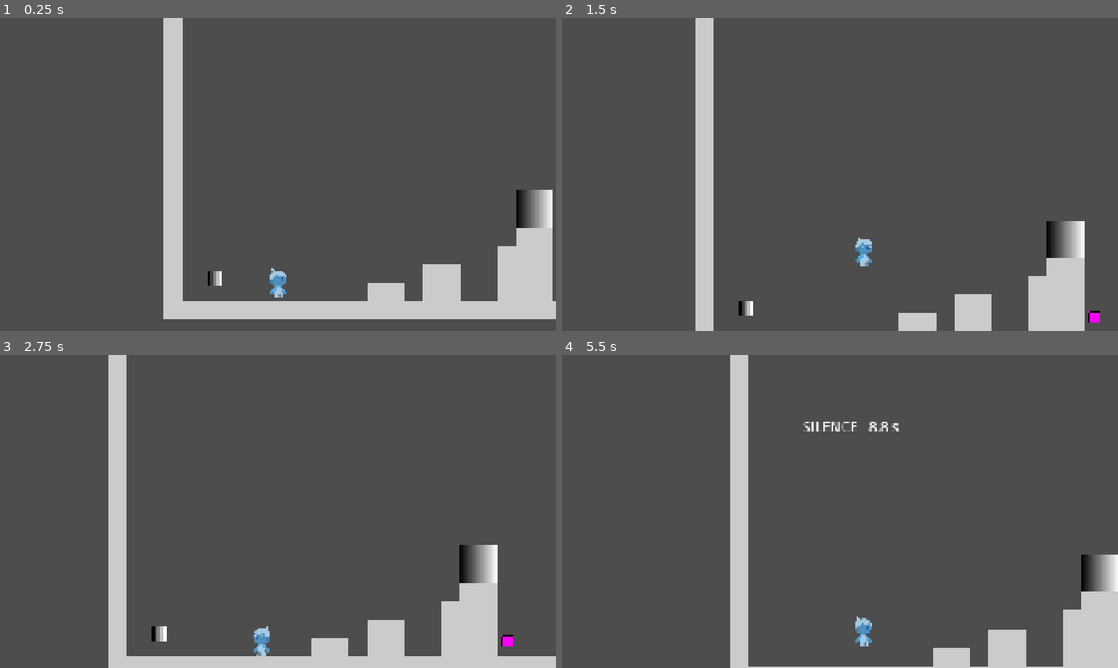
Above: before the commit, frames 1-4 (two rows, left to right).
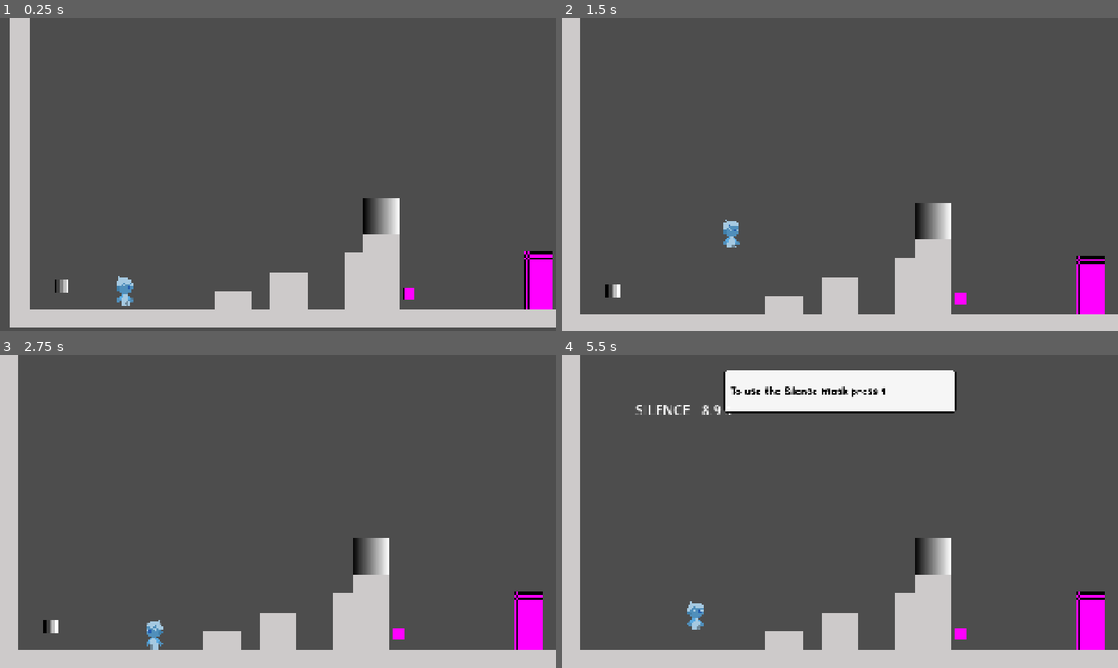
Above: after the commit, the same moments.

Repository: Ximandiv/gamejam-2026
Game: Godot game, scene res://scenes/emmanuel_test_scene.tscn
Same seed, same stepped clock (60 frames per second), same inputs: the game is played once before the commit and once after it. This scene is started directly instead of the project's main scene.
Inputs:
- Up to frame 1 (0.25 s): no input
- Up to frame 2 (1.5 s): hold Right (right) from 0.53 s (still down); tap 1 (silence) at 0.6, 1.35 s; tap Space (jump) at 0.77 s
- Up to frame 3 (2.75 s): tap Space (jump) at 1.52 s; release Right (right) at 2.03 s; hold Left (left) from 2.03 s (still down); tap 1 (silence) at 2.1 s
- Up to frame 4 (5.5 s): tap 1 (silence) every 0.75 s from 2.85 to 5.1 s; tap Space (jump) at 3.02, 3.77, 4.52 s; release Left (left) at 4.28 s; hold Right (right) from 4.28 s (still down)

The runs differ from the first frame. In frame 1, 18% of the frame differs, in the area x 1-100%, y 0-99%; in frame 2, 18%; in frame 3, 16%; in frame 4, 23%, in the area x 0-100%, y 0-100%.

Commit message:
Actualizar escenas, player masks y agregar diálogo cómico

Diff:
--- /dev/null
+++ b/Scenes/Items/door.tscn
@@ -0,0 +1,22 @@
+[gd_scene format=3 uid="uid://c5j2m513ild4g"]
+
+[ext_resource type="Script" path="res://Scripts/Player/open_door.gd" id="1_uu7f0"]
+[ext_resource type="Resource" uid="uid://civ3ox8hjoccq" path="res://Scripts/Player/Resources/player_status_resource.tres" id="2_5j87g"]
+
+[sub_resource type="PlaceholderTexture2D" id="PlaceholderTexture2D_t4b34"]
+size = Vector2(20, 20)
+
+[sub_resource type="RectangleShape2D" id="RectangleShape2D_8dono"]
+
+[node name="Door" type="Area2D" unique_id=173938772 node_paths=PackedStringArray("moveTo")]
+scale = Vector2(2.5, 5)
+script = ExtResource("1_uu7f0")
+playerStatus = ExtResource("2_5j87g")
+moveTo = NodePath("")
+metadata/_edit_group_ = true
+
+[node name="Sprite2D" type="Sprite2D" parent="." unique_id=459676325]
+texture = SubResource("PlaceholderTexture2D_t4b34")
+
+[node name="CollisionShape2D" type="CollisionShape2D" parent="." unique_id=1520331876]
+shape = SubResource("RectangleShape2D_8dono")
--- /dev/null
+++ b/Scenes/Items/key.tscn
@@ -0,0 +1,18 @@
+[gd_scene format=3 uid="uid://cwrrslplbiusm"]
+
+[ext_resource type="Script" path="res://Scripts/Player/receive_key.gd" id="1_7p6mf"]
+
+[sub_resource type="PlaceholderTexture2D" id="PlaceholderTexture2D_61nc4"]
+size = Vector2(20, 20)
+
+[sub_resource type="RectangleShape2D" id="RectangleShape2D_vf65p"]
+
+[node name="Key" type="Area2D" unique_id=1580857841]
+script = ExtResource("1_7p6mf")
+metadata/_edit_group_ = true
+
+[node name="Sprite2D" type="Sprite2D" parent="." unique_id=1713902106]
+texture = SubResource("PlaceholderTexture2D_61nc4")
+
+[node name="CollisionShape2D" type="CollisionShape2D" parent="." unique_id=444095307]
+shape = SubResource("RectangleShape2D_vf65p")
--- /dev/null
+++ b/Scenes/UI/comic_dialog.tscn
@@ -0,0 +1,53 @@
+[gd_scene format=3 uid="uid://cnae3jw0m6qgm"]
+
+[ext_resource type="Script" uid="uid://b4342p2vmgb30" path="res://Scripts/UI/comic_dialog.gd" id="1_dialog"]
+[ext_resource type="FontFile" uid="uid://bt6knyjo6pkey" path="res://Art/fonts/Hey Comic.otf" id="2_b6jct"]
+
+[sub_resource type="StyleBoxFlat" id="StyleBoxFlat_comic"]
+bg_color = Color(1, 1, 1, 0.95)
+border_width_left = 3
+border_width_top = 3
+border_width_right = 3
+border_width_bottom = 3
+border_color = Color(0, 0, 0, 1)
+corner_radius_top_left = 10
+corner_radius_top_right = 10
+corner_radius_bottom_right = 10
+corner_radius_bottom_left = 10
+
+[node name="ComicDialog" type="Control" unique_id=769744417]
+layout_mode = 3
+anchors_preset = 15
+anchor_right = 1.0
+anchor_bottom = 1.0
+grow_horizontal = 2
+grow_vertical = 2
+mouse_filter = 2
+script = ExtResource("1_dialog")
+
+[node name="Panel" type="PanelContainer" parent="." unique_id=1353866240]
+layout_mode = 1
+anchors_preset = 5
+anchor_left = 0.5
+anchor_right = 0.5
+offset_left = -400.0
+offset_top = 50.0
+offset_right = 400.0
+offset_bottom = 200.0
+grow_horizontal = 2
+theme_override_styles/panel = SubResource("StyleBoxFlat_comic")
+
+[node name="MarginContainer" type="MarginContainer" parent="Panel" unique_id=152138452]
+layout_mode = 2
+theme_override_constants/margin_left = 20
+theme_override_constants/margin_top = 20
+theme_override_constants/margin_right = 20
+theme_override_constants/margin_bottom = 20
+
+[node name="Label" type="Label" parent="Panel/MarginContainer" unique_id=1885330264]
+layout_mode = 2
+theme_override_colors/font_color = Color(0, 0, 0, 1)
+theme_override_fonts/font = ExtResource("2_b6jct")
+theme_override_font_sizes/font_size = 20
+text = "Dialog text goes here"
+autowrap_mode = 3
--- a/Scripts/Player/player_masks.gd
+++ b/Scripts/Player/player_masks.gd
@@ -4,8 +4,10 @@
 @export var maskDuration : float = 5.0
 @export var timerLabel : Label
 @export var maskNameLabel : Label
+@export var dialogBox : Control
 
 var mask_time_remaining : float = 0.0
+var _first_mask_collected : bool = false
 
 signal mask_activated(mask_type: PlayerMaskEnum.Value)
 signal mask_deactivated(mask_type: PlayerMaskEnum.Value)
@@ -63,13 +65,24 @@
 		if !playerStatus.hasSilenceMask:
 			playerStatus.hasSilenceMask = true
 			print("Silence mask unlocked!")
+
+			# Mostrar diálogo tutorial la primera vez
+			print("_first_mask_collected: ", _first_mask_collected)
+			print("dialogBox: ", dialogBox)
+			if !_first_mask_collected and dialogBox:
+				_first_mask_collected = true
+				print("Showing dialog now!")
+				dialogBox.show_dialog("To use the Silence mask press 1", 36)
+			else:
+				print("Dialog NOT shown - first_collected:", _first_mask_collected, " dialogBox:", dialogBox)
+
 		# Activar la máscara inmediatamente al recogerla
-		print("Checking if can activate: currentMask=", playerStatus.currentMask, " NONE=", PlayerMaskEnum.Value.NONE)
-		if playerStatus.currentMask == PlayerMaskEnum.Value.NONE:
-			print("Activating mask now!")
-			activate_mask(mask)
-		else:
-			print("Cannot activate, mask already active")
+		#print("Checking if can activate: currentMask=", playerStatus.currentMask, " NONE=", PlayerMaskEnum.Value.NONE)
+		#if playerStatus.currentMask == PlayerMaskEnum.Value.NONE:
+			#print("Activating mask now!")
+			#activate_mask(mask)
+		#else:
+			#print("Cannot activate, mask already active")
 
 func activate_mask(mask : PlayerMaskEnum.Value):
 	playerStatus.currentMask = mask
--- /dev/null
+++ b/Scripts/UI/comic_dialog.gd
@@ -0,0 +1,41 @@
+extends Control
+
+@export var display_duration: float = 3.0
+@export var fade_in_duration: float = 0.3
+@export var fade_out_duration: float = 0.3
+@onready var label: Label = $Panel/MarginContainer/Label
+
+var _tween: Tween
+
+func _ready() -> void:
+	modulate.a = 0
+	visible = false
+
+func show_dialog(text: String, font_size: int = 20) -> void:
+	label.text = text
+	label.add_theme_font_size_override("font_size", font_size)
+
+	visible = true
+
+	# Cancelar tween anterior si existe
+	if _tween:
+		_tween.kill()
+
+	# Fade in
+	_tween = create_tween()
+	_tween.tween_property(self, "modulate:a", 1.0, fade_in_duration)
+
+	# Esperar
+	_tween.tween_interval(display_duration)
+
+	# Fade out
+	_tween.tween_property(self, "modulate:a", 0.0, fade_out_duration)
+	_tween.tween_callback(func(): visible = false)
+
+func hide_dialog() -> void:
+	if _tween:
+		_tween.kill()
+
+	_tween = create_tween()
+	_tween.tween_property(self, "modulate:a", 0.0, fade_out_duration)
+	_tween.tween_callback(func(): visible = false)
--- a/scenes/Levels/level_tutorial.tscn
+++ b/scenes/Levels/level_tutorial.tscn
@@ -7,6 +7,8 @@
 [ext_resource type="Resource" uid="uid://civ3ox8hjoccq" path="res://Scripts/Player/Resources/player_status_resource.tres" id="3_status"]
 [ext_resource type="PackedScene" path="res://Scenes/Props/BounceTrigger.tscn" id="4_bounce"]
 [ext_resource type="PackedScene" uid="uid://dm4b6bbibh0ni" path="res://scenes/Items/silence_mask.tscn" id="7_8p24j"]
+[ext_resource type="PackedScene" uid="uid://cwrrslplbiusm" path="res://scenes/Items/key.tscn" id="8_qogu1"]
+[ext_resource type="PackedScene" uid="uid://c5j2m513ild4g" path="res://scenes/Items/door.tscn" id="9_s1vgf"]
 
 [sub_resource type="TileSetAtlasSource" id="TileSetAtlasSource_5p5pa"]
 texture = ExtResource("1_ageja")
@@ -53,3 +55,9 @@
 
 [node name="SilenceMask" parent="." unique_id=1816322133 instance=ExtResource("7_8p24j")]
 position = Vector2(386, 539)
+
+[node name="Key" parent="." unique_id=1580857841 instance=ExtResource("8_qogu1")]
+position = Vector2(688, 229)
+
+[node name="Door" parent="." unique_id=173938772 instance=ExtResource("9_s1vgf")]
+position = Vector2(1602, 554)
--- a/scenes/Player/player.tscn
+++ b/scenes/Player/player.tscn
@@ -5,6 +5,7 @@
 [ext_resource type="Texture2D" uid="uid://bywyrxr1ipcti" path="res://Art/Sprites/Azulin_3-4_derecha.png" id="2_hvfru"]
 [ext_resource type="Script" uid="uid://6bmddrr5483w" path="res://Scripts/Player/player_masks.gd" id="2_xpcdj"]
 [ext_resource type="Resource" uid="uid://civ3ox8hjoccq" path="res://Scripts/Player/Resources/player_status_resource.tres" id="3_mtuoh"]
+[ext_resource type="PackedScene" uid="uid://cnae3jw0m6qgm" path="res://scenes/UI/comic_dialog.tscn" id="4_dialog"]
 [ext_resource type="Script" path="res://Scenes/Player/player_keys.gd" id="5_htcer"]
 
 [sub_resource type="RectangleShape2D" id="RectangleShape2D_kwpoq"]
@@ -32,12 +33,13 @@
 shape = SubResource("RectangleShape2D_u4u6t")
 
 [node name="Camera2D" type="Camera2D" parent="." unique_id=641065318]
-offset = Vector2(0, -150)
+offset = Vector2(0, -100)
 zoom = Vector2(2, 2)
-limit_bottom = 780
+limit_left = 0
+limit_bottom = 740
 limit_smoothed = true
 position_smoothing_enabled = true
-position_smoothing_speed = 2.0
+position_smoothing_speed = 10.0
 editor_draw_limits = true
 
 [node name="MaskNameLabel" type="Label" parent="Camera2D" unique_id=1506118400]
@@ -59,12 +61,17 @@
 theme_override_font_sizes/font_size = 24
 text = "10.0 s"
 
-[node name="MaskHandler" type="Node" parent="." unique_id=888010623 node_paths=PackedStringArray("timerLabel", "maskNameLabel")]
+[node name="UILayer" type="CanvasLayer" parent="." unique_id=1816367874]
+
+[node name="ComicDialog" parent="UILayer" unique_id=965876563 instance=ExtResource("4_dialog")]
+
+[node name="MaskHandler" type="Node" parent="." unique_id=888010623 node_paths=PackedStringArray("timerLabel", "maskNameLabel", "dialogBox")]
 script = ExtResource("2_xpcdj")
 playerStatus = ExtResource("3_mtuoh")
 maskDuration = 10.0
 timerLabel = NodePath("../Camera2D/MaskTimerLabel")
 maskNameLabel = NodePath("../Camera2D/MaskNameLabel")
+dialogBox = NodePath("../UILayer/ComicDialog")
 
 [node name="Movement" type="Node" parent="." unique_id=994212614 node_paths=PackedStringArray("area_2d", "characterBody")]
 script = ExtResource("1_eu8fj")
--- a/scenes/Props/BounceTrigger.tscn
+++ b/scenes/Props/BounceTrigger.tscn
@@ -1,27 +1,21 @@
-[gd_scene format=3 uid="uid://c8yf3rw5nqv1h"]
+[gd_scene format=3 uid="uid://ddxlchm66ncpj"]
 
-[ext_resource type="Script" path="res://Scripts/Triggers/bounce_trigger.gd" id="1_bounce"]
+[ext_resource type="Script" uid="uid://dtgsvlnptwxh4" path="res://Scripts/Triggers/bounce_trigger.gd" id="1_bounce"]
 
 [sub_resource type="RectangleShape2D" id="RectangleShape2D_bounce"]
-size = Vector2(64, 64)
+size = Vector2(536, 295)
 
-[sub_resource type="Gradient" id="Gradient_bounce"]
-colors = PackedColorArray(1, 0.2, 0.2, 0.5, 1, 0, 0, 0.8)
+[node name="BounceTrigger" type="Area2D" unique_id=1896602605]
+collision_layer = 0
+script = ExtResource("1_bounce")
 
-[node name="BounceTrigger" type="Area2D"]
-collision_layer = 0
-collision_mask = 1
-script = ExtResource("1_bounce")
-horizontalDirection = -1
-bounceDistance = 100.0
-bounceDelay = 0.3
-
-[node name="CollisionShape2D" type="CollisionShape2D" parent="."]
+[node name="CollisionShape2D" type="CollisionShape2D" parent="." unique_id=900893080]
+position = Vector2(126, -124.5)
 shape = SubResource("RectangleShape2D_bounce")
 
-[node name="ColorRect" type="ColorRect" parent="."]
-offset_left = -32.0
-offset_top = -32.0
+[node name="ColorRect" type="ColorRect" parent="." unique_id=582266600]
+offset_left = -137.0
+offset_top = -272.0
 offset_right = 32.0
 offset_bottom = 32.0
 color = Color(1, 0.2, 0.2, 0.3)
--- a/scenes/emmanuel_test_scene.tscn
+++ b/scenes/emmanuel_test_scene.tscn
@@ -1,12 +1,12 @@
-[gd_scene format=4 uid="uid://ctgg4scjkwo6r"]
+[gd_scene format=4 uid="uid://dxsatfn73h1nb"]
 
 [ext_resource type="Resource" uid="uid://civ3ox8hjoccq" path="res://Scripts/Player/Resources/player_status_resource.tres" id="2_1lh5y"]
 [ext_resource type="Texture2D" uid="uid://b8myyi0sv82fr" path="res://Art/Sprites/tile_test.png" id="3_61nc4"]
-[ext_resource type="PackedScene" uid="uid://w8fw75r4nrg8" path="res://Scenes/Props/SoundPush.tscn" id="3_ssx8l"]
+[ext_resource type="PackedScene" uid="uid://w8fw75r4nrg8" path="res://scenes/Props/SoundPush.tscn" id="3_ssx8l"]
 [ext_resource type="Script" uid="uid://bac0mb1g36xh6" path="res://Scripts/Player/mask_receive.gd" id="5_61nc4"]
-[ext_resource type="PackedScene" uid="uid://cgo4svi4wqvx5" path="res://Scenes/Player/player.tscn" id="5_vf65p"]
-[ext_resource type="Script" uid="uid://btj78h455f65c" path="res://Scripts/Player/receive_key.gd" id="6_t4b34"]
-[ext_resource type="Script" uid="uid://pf0ygelunh5y" path="res://Scripts/Player/open_door.gd" id="7_vf65p"]
+[ext_resource type="PackedScene" uid="uid://cgo4svi4wqvx5" path="res://scenes/Player/player.tscn" id="5_vf65p"]
+[ext_resource type="PackedScene" uid="uid://cwrrslplbiusm" path="res://scenes/Items/key.tscn" id="6_mqrjw"]
+[ext_resource type="PackedScene" uid="uid://c5j2m513ild4g" path="res://scenes/Items/door.tscn" id="7_ygg0m"]
 
 [sub_resource type="TileSetAtlasSource" id="TileSetAtlasSource_26agu"]
 texture = ExtResource("3_61nc4")
@@ -36,15 +36,8 @@
 [sub_resource type="RectangleShape2D" id="RectangleShape2D_t4b34"]
 size = Vector2(4.800002, 4.8000007)
 
-[sub_resource type="PlaceholderTexture2D" id="PlaceholderTexture2D_61nc4"]
-size = Vector2(20, 20)
-
-[sub_resource type="RectangleShape2D" id="RectangleShape2D_vf65p"]
-
 [sub_resource type="PlaceholderTexture2D" id="PlaceholderTexture2D_t4b34"]
 size = Vector2(20, 20)
-
-[sub_resource type="RectangleShape2D" id="RectangleShape2D_8dono"]
 
 [node name="Node2D" type="Node2D" unique_id=345903279]
 
@@ -73,30 +66,11 @@
 scale = Vector2(19.999996, 19.999996)
 shape = SubResource("RectangleShape2D_t4b34")
 
-[node name="Key" type="Area2D" parent="." unique_id=1681133710]
+[node name="Key" parent="." unique_id=1580857841 instance=ExtResource("6_mqrjw")]
 position = Vector2(688, 581)
-script = ExtResource("6_t4b34")
-metadata/_edit_group_ = true
 
-[node name="Sprite2D" type="Sprite2D" parent="Key" unique_id=1203346367]
-texture = SubResource("PlaceholderTexture2D_61nc4")
-
-[node name="CollisionShape2D" type="CollisionShape2D" parent="Key" unique_id=1348935539]
-shape = SubResource("RectangleShape2D_vf65p")
-
-[node name="Door" type="Area2D" parent="." unique_id=215747646 node_paths=PackedStringArray("moveTo")]
+[node name="Door" parent="." unique_id=173938772 instance=ExtResource("7_ygg0m")]
 position = Vector2(912.00006, 558)
-scale = Vector2(2.5, 5)
-script = ExtResource("7_vf65p")
-playerStatus = ExtResource("2_1lh5y")
-moveTo = NodePath("../Sprite2D")
-metadata/_edit_group_ = true
-
-[node name="Sprite2D" type="Sprite2D" parent="Door" unique_id=1306107696]
-texture = SubResource("PlaceholderTexture2D_t4b34")
-
-[node name="CollisionShape2D" type="CollisionShape2D" parent="Door" unique_id=1657123613]
-shape = SubResource("RectangleShape2D_8dono")
 
 [node name="Sprite2D" type="Sprite2D" parent="." unique_id=2104815397]
 position = Vector2(1760, 556.00006)
Binary file added: Art/fonts/Hey Comic.otf
Not shown, added: Art/fonts/Hey Comic.otf.import
Binary file added: Art/fonts/Hey Comic.ttf
Not shown, added: Art/fonts/Hey Comic.ttf.import
Not shown, added: Scripts/UI/comic_dialog.gd.uid
Not shown, removed: ui/.gitkeep
